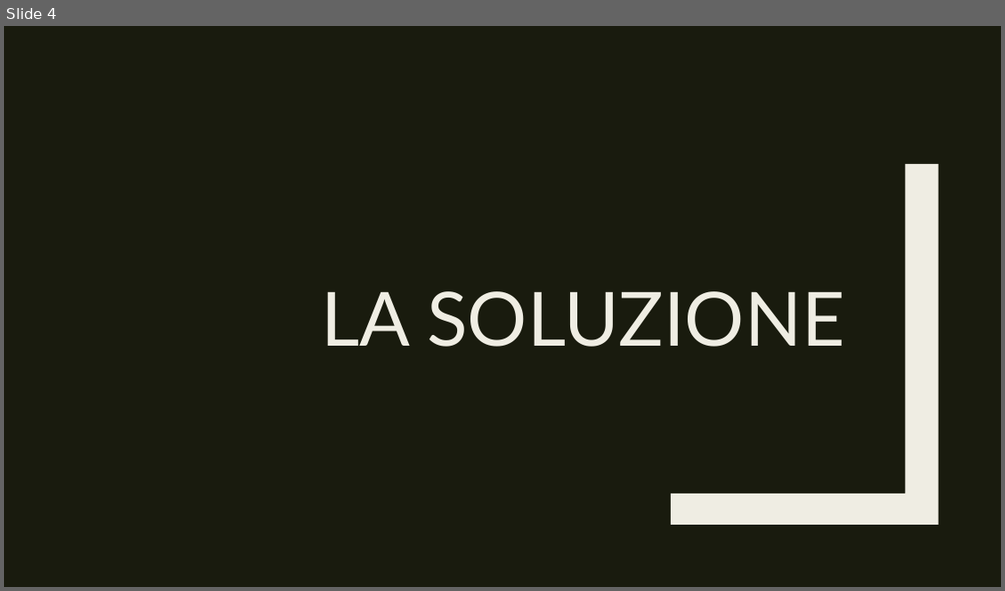
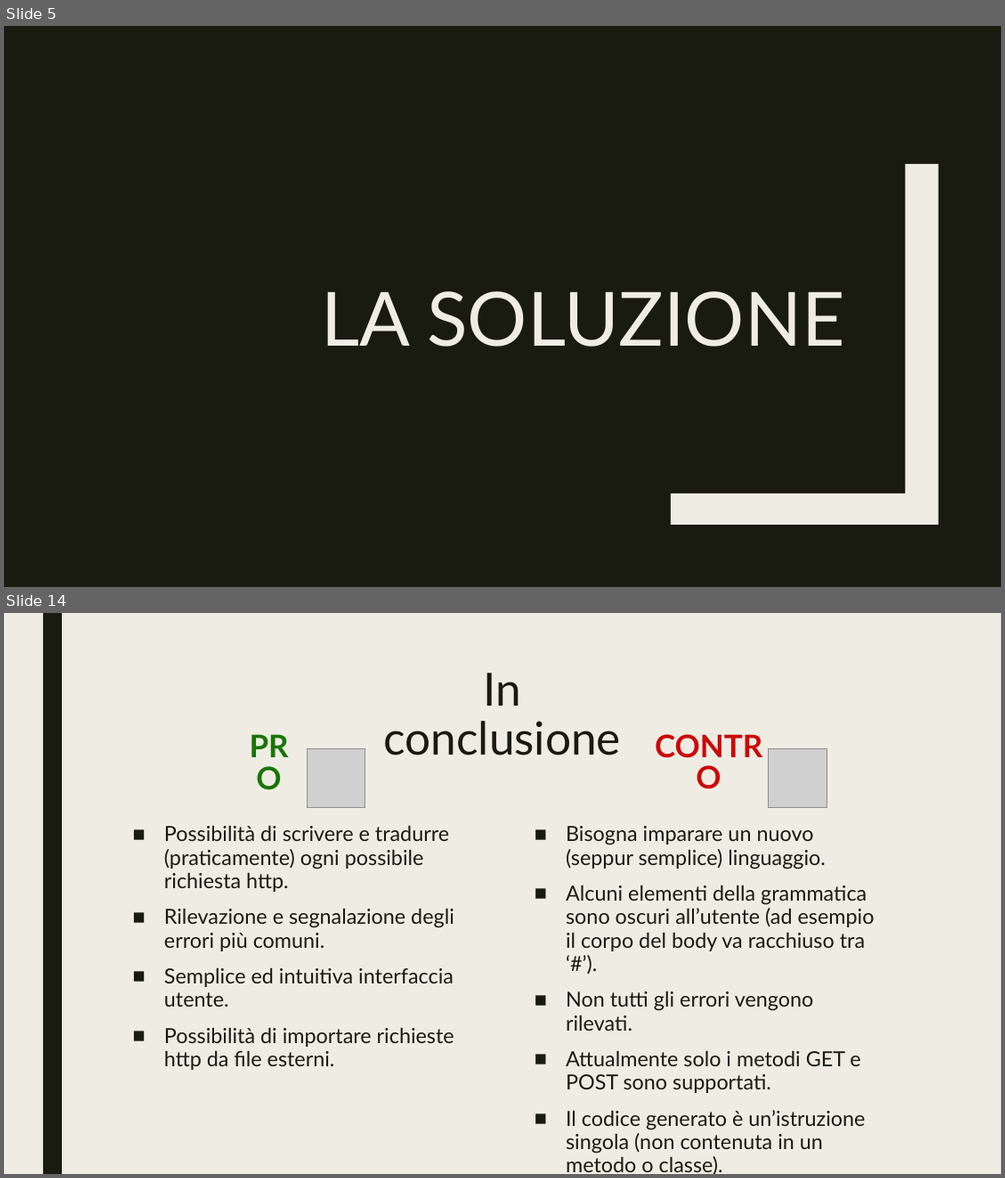
Before and after one commit to nicopellegrinelli/ProgettoLFC, a slide deck: Documentazione/Presentazione.pptx. Shown one above the other, each under a label of ours: slide 4 before the commit, slides 5 and 14 after it; the slides between them are not shown. The pictures are 1005x591 and 1005x1178 pixels, drawn with LibreOffice and Linux fonts; fonts in the diff are those of the drawing; grey boxes stand for pictures. Boxes give left, top, right and bottom in pixels: in the first picture for what was removed or moved away, otherwise in the second. Text is boxed around its words. In the diff, an @@ line names an element or a change of style, - is before the commit and + after.

```diff
--- a/Documentazione/Presentazione.pptx
+++ b/Documentazione/Presentazione.pptx
@@ slide 14 added at <box>4,613,1001,1174</box>, background #EFEDE3 @@
@@ rectangle added at <box>43,613,62,1174</box>, fill #191B0E @@
@@ title added at <box>384,673,621,755</box>, 44 pt, text #191B0E @@
+In conclusione
@@ text added at <box>231,757,307,799</box>, 30 pt, text #197508, bold @@
+PRO
@@ picture added at <box>307,749,365,808</box> @@
@@ text added at <box>639,756,777,798</box>, 30 pt, text #CC0809, bold @@
+CONTRO
@@ picture added at <box>769,749,826,808</box> @@
@@ text added at <box>164,825,454,1070</box>, 20 pt, text #191B0E @@
+■ Possibilità di scrivere e tradurre (praticamente) ogni possibile richiesta http.
+■ Rilevazione e segnalazione degli errori più comuni.
+■ Semplice ed intuitiva interfaccia utente.
+■ Possibilità di importare richieste http da file esterni.
@@ text added at <box>566,826,874,1153</box>, 20 pt, text #191B0E @@
+■ Bisogna imparare un nuovo (seppur semplice) linguaggio.
+■ Alcuni elementi della grammatica sono oscuri all’utente (ad esempio il corpo del body va racchiuso tra ‘#’).
+■ Non tutti gli errori vengono rilevati.
+■ Attualmente solo i metodi GET e POST sono supportati.
+■ Il codice generato è un’istruzione singola (non contenuta in un metodo o classe).
@@ what was slide 4 is now slide 5 @@
```
Also in this commit, not shown: 2 slides changed, 8 other slides added, 1 slide removed.
